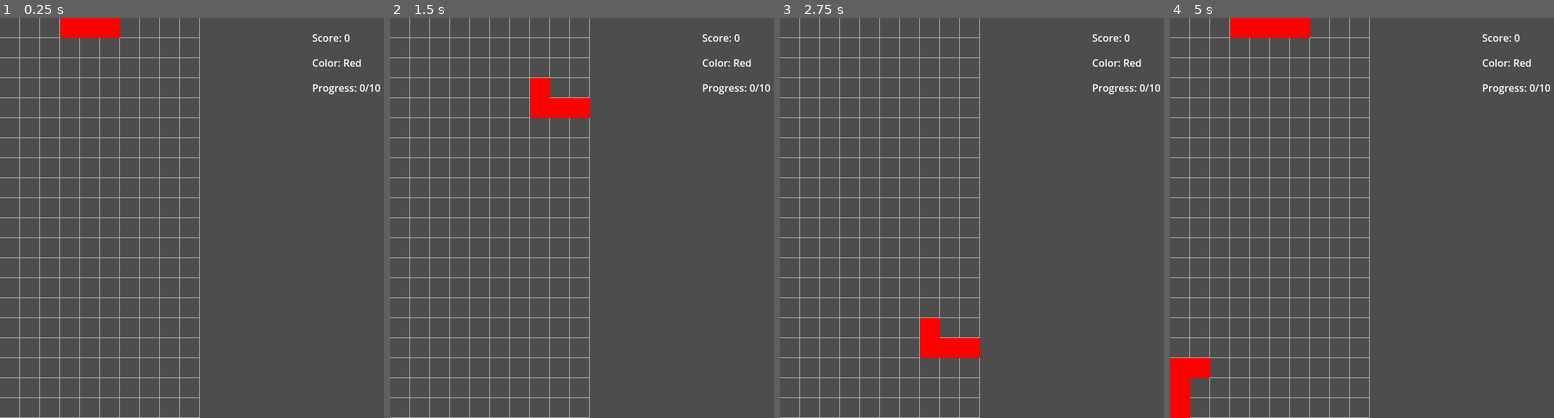
Above: before the commit, frames 1-4 (left to right).
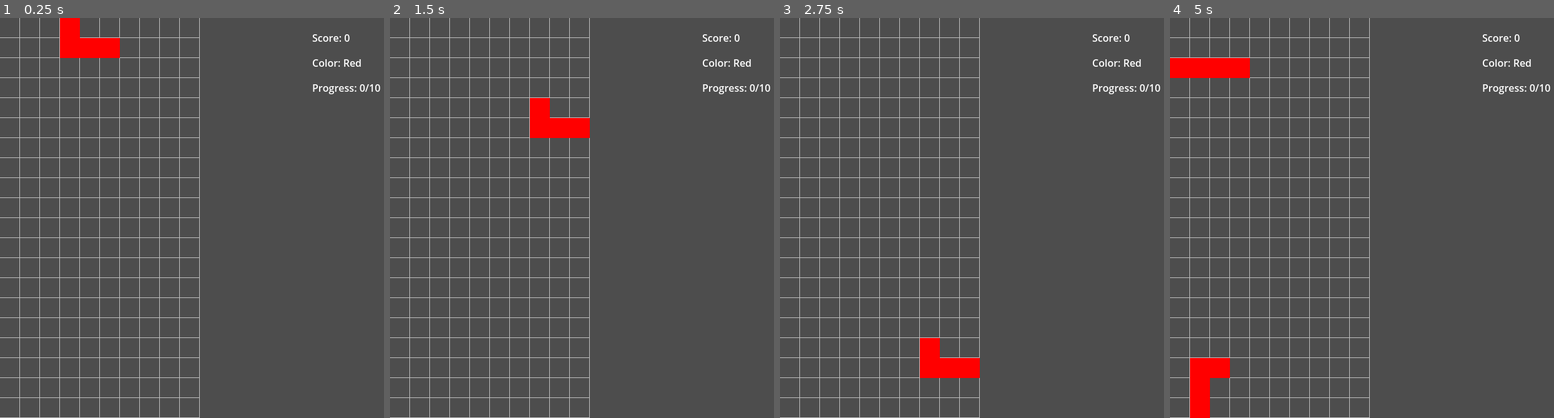
Above: after the commit, the same moments.

Repository: ChinZhengHong/Spectris
Game: Godot game, scene res://main.tscn
Same seed, same stepped clock (60 frames per second), same inputs: the game is played once before the commit and once after it.
Inputs:
- Up to frame 1 (0.25 s): no input
- Up to frame 2 (1.5 s): tap Enter at 0.5 s; hold Right (ui_right) 0.53-1.28 s; tap Space at 1.25 s; hold Down (ui_down) from 1.28 s (still down)
- Up to frame 3 (2.75 s): release Down (ui_down) at 2.03 s; hold Right (ui_right) from 2.03 s (still down)
- Up to frame 4 (5 s): tap Enter at 2.75 s; release Right (ui_right) at 2.78 s; hold Up (ui_up) 2.78-3.53 s; tap Space at 3.5 s; hold Left (ui_left) from 3.53 s (still down)

The runs differ from the first frame. In frame 1, 1.3% of the frame differs, in the area x 15-32%, y 0-10%; in frame 2, 1.6%; in frame 3, 1.6%; in frame 4, 3.6%, in the area x 0-37%, y 0-100%.

Commit message:
spawn point move down 1 unit so player can see what shape when it just spawn

Diff:
--- a/current_piece.gd
+++ b/current_piece.gd
@@ -105,7 +105,7 @@
 	var types = PieceData.PieceType.values()
 	current_type = types[randi() % types.size()]
 	block_offsets = PieceData.SHAPES[current_type]
-	grid_position = Vector2i(4, 0)
+	grid_position = Vector2i(4, 1)
 
 	var base_color = game_manager.get_random_piece_color()
 	block_colors = []
